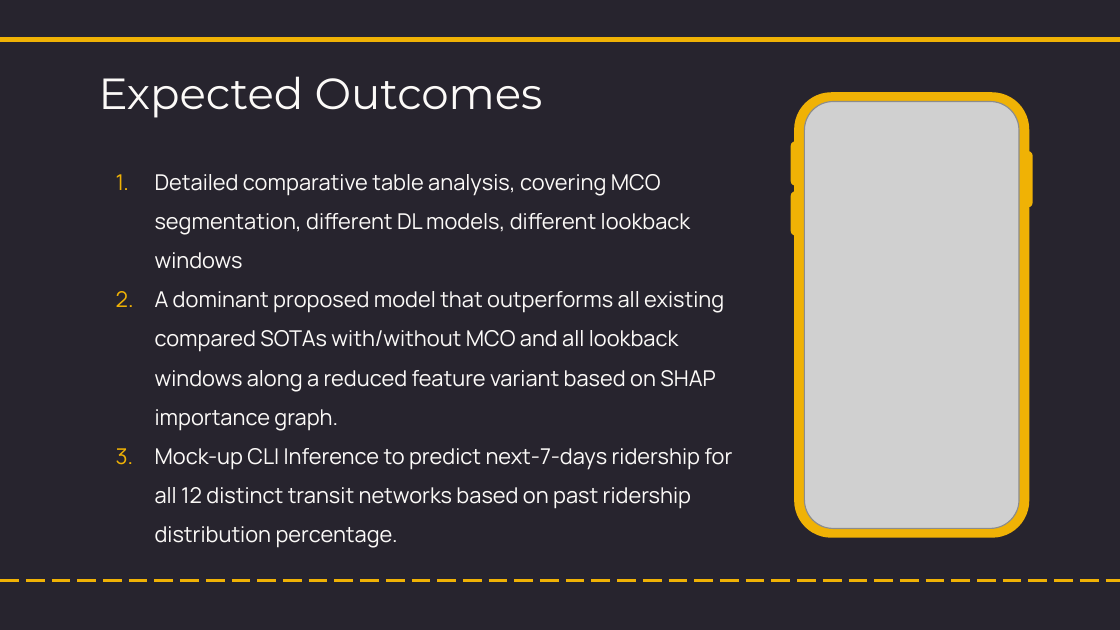
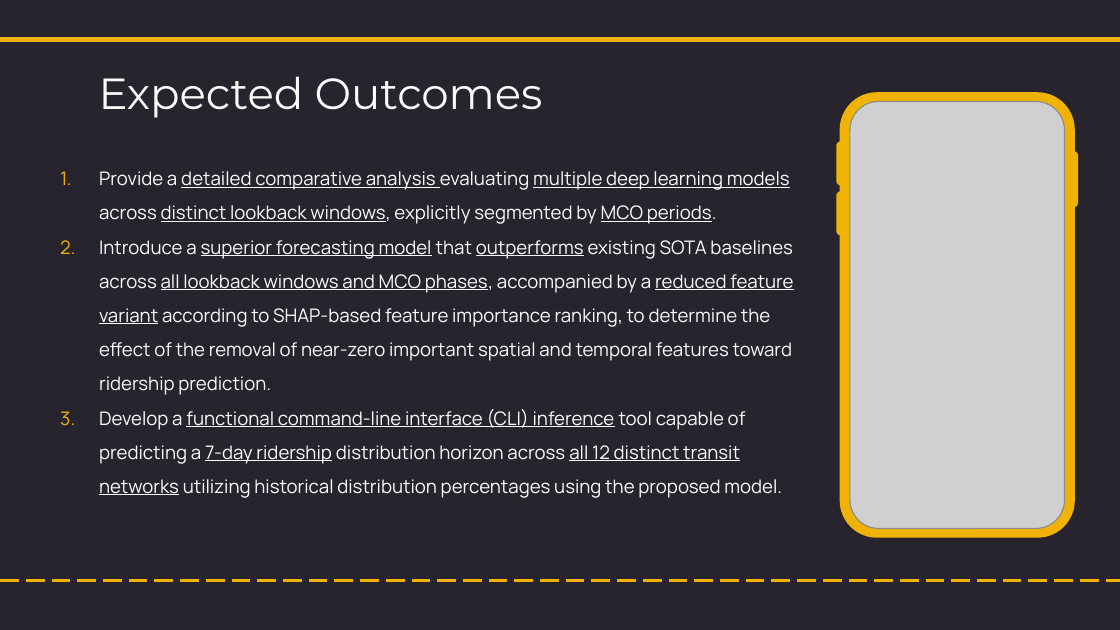
Before and after one commit to NightfuryEquinn/Ridership, a slide deck: slide 33 of docs/24202141_yipzixian_p1_presentation_revised.pptx. Drawn at 1120x630 pixels with LibreOffice and Linux fonts; fonts in the diff are those of the drawing; grey boxes stand for pictures. Boxes give left, top, right and bottom in pixels: in the first picture for what was removed or moved away, otherwise in the second. Text is boxed around its words. In the diff, an @@ line names an element or a change of style, - is before the commit and + after.

```diff
--- a/docs/24202141_yipzixian_p1_presentation_revised.pptx
+++ b/docs/24202141_yipzixian_p1_presentation_revised.pptx
@@ subtitle at [99,171,793,498]: text changed; size 14 to 12 pt @@
-1. Detailed comparative table analysis, covering MCO segmentation, different DL models, different lookback windows
-2. A dominant proposed model that outperforms all existing compared SOTAs with/without MCO and all lookback windows along a reduced feature variant based on SHAP importance graph.
-3. Mock-up CLI Inference to predict next-7-days ridership for all 12 distinct transit networks based on past ridership distribution percentage.
+1. Provide a detailed comparative analysis evaluating multiple deep learning models across distinct lookback windows, explicitly segmented by MCO periods.
+2. Introduce a superior forecasting model that outperforms existing SOTA baselines across all lookback windows and MCO phases, accompanied by a reduced feature variant according to SHAP-based feature importance ranking, to determine the effect of the removal of near-zero important spatial and temporal features toward ridership prediction.
+3. Develop a functional command-line interface (CLI) inference tool capable of predicting a 7-day ridership distribution horizon across all 12 distinct transit networks utilizing historical distribution percentages using the proposed model.
@@ 4 rounded rectangles, 1 picture: place and size @@
-4 rounded rectangles, 1 picture at [791,92,1033,538]
+4 rounded rectangles, 1 picture at [837,92,1079,538]
```
Also in this commit, not shown: 1 other file.
